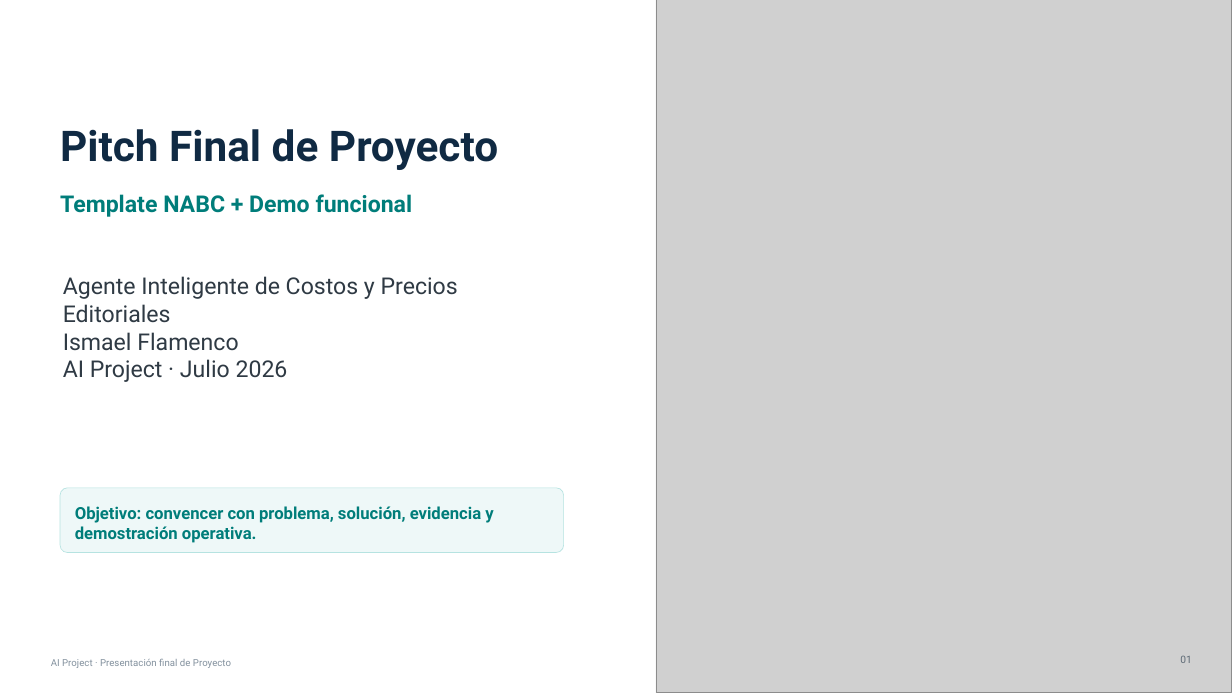
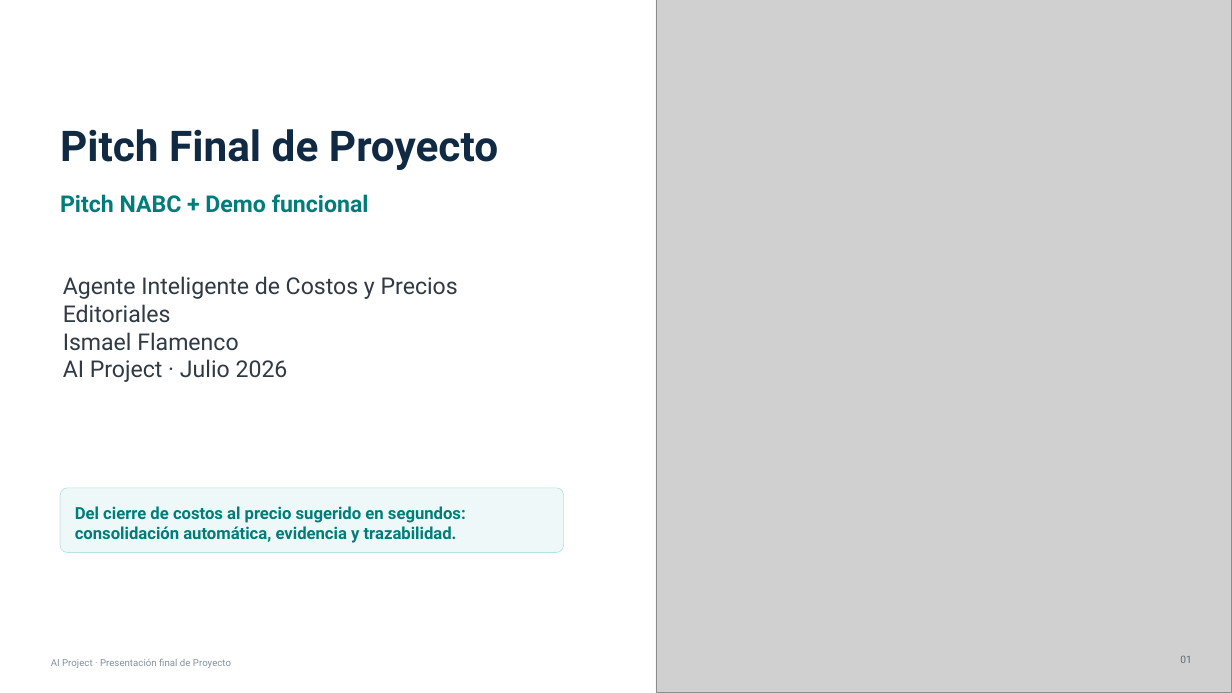
Before and after one commit to IsmaelFlamenco/finalProyectBSG-Ismael, a slide deck: slide 1 of PitchFinalNABC_AgenteCostosEditoriales.pptx. Drawn at 1232x693 pixels with LibreOffice and Linux fonts; fonts in the diff are those of the drawing; grey boxes stand for pictures. Boxes give left, top, right and bottom in pixels: in the first picture for what was removed or moved away, otherwise in the second. Text is boxed around its words. In the diff, an @@ line names an element or a change of style, - is before the commit and + after.

Commit message:
Entrega final - Cierre de curso

```diff
--- a/PitchFinalNABC_AgenteCostosEditoriales.pptx
+++ b/PitchFinalNABC_AgenteCostosEditoriales.pptx
@@ text at (60,194,369,213): text changed @@
-Template NABC + Demo funcional
+Pitch NABC + Demo funcional
@@ text at (75,506,466,543): text changed @@
-Objetivo: convencer con problema, solución, evidencia y demostración operativa.
+Del cierre de costos al precio sugerido en segundos: consolidación automática, evidencia y trazabilidad.
```
Also in this commit, not shown: 7 other slides changed, 4 other files.
